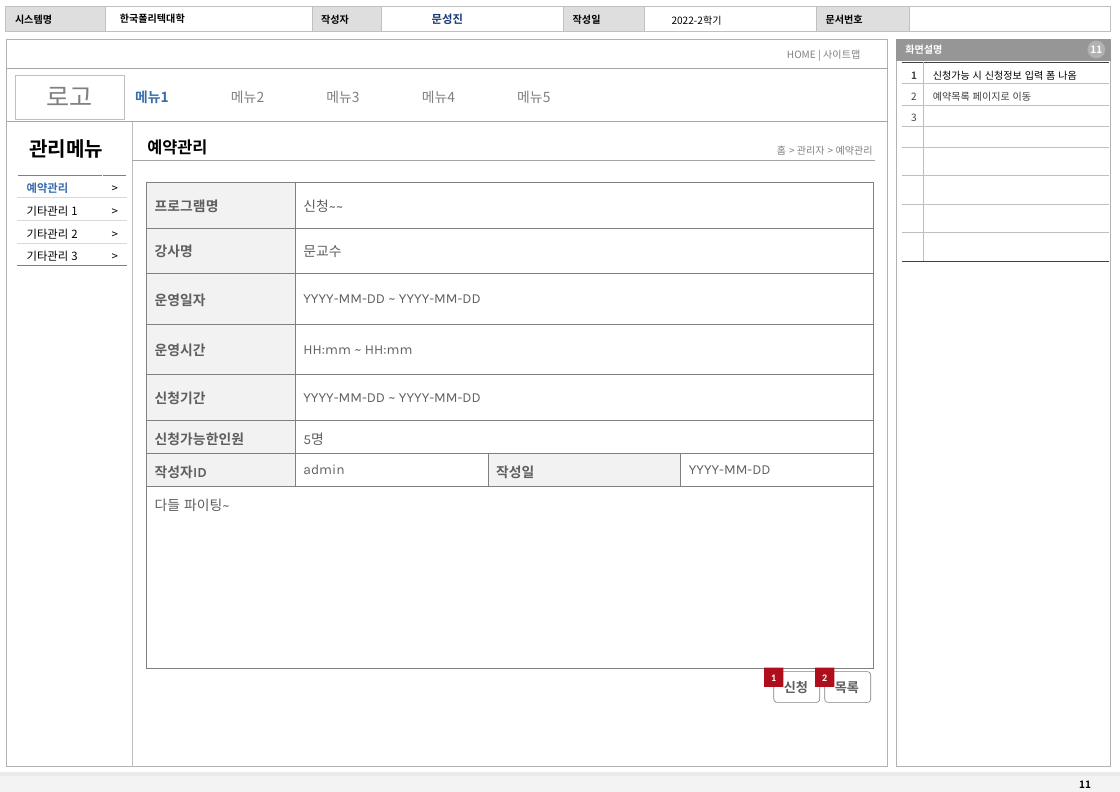
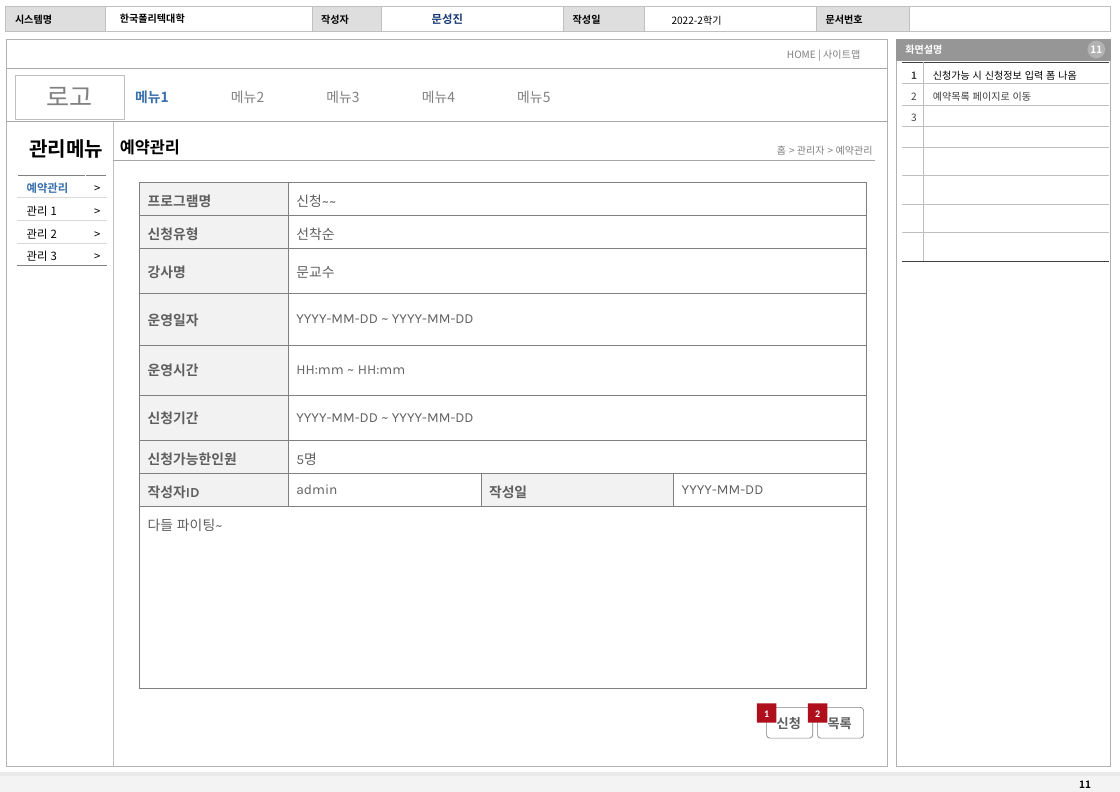
Before and after one commit to seongjinmoon/study2022, a slide deck: slide 11 of homepage2022/Document/강의/2학기/5주차/한국폴리텍 예약관리.pptx. Drawn at 1120x792 pixels with LibreOffice and Linux fonts; fonts in the diff are those of the drawing. Boxes give left, top, right and bottom in pixels: in the first picture for what was removed or moved away, otherwise in the second. Text is boxed around its words. In the diff, an @@ line names an element or a change of style, - is before the commit and + after.

```diff
--- a/homepage2022/Document/강의/2학기/5주차/한국폴리텍 예약관리.pptx
+++ b/homepage2022/Document/강의/2학기/5주차/한국폴리텍 예약관리.pptx
@@ text "예약관리" moved from (x1=147, y1=139, x2=207, y2=155) to (x1=120, y1=139, x2=180, y2=155) @@
@@ line moved from (132, 122) - (132, 766) to (113, 122) - (113, 766) @@
@@ table at (x1=17, y1=175, x2=106, y2=265) @@
-row 2, column 1: 기타관리 1
+row 2, column 1: 관리 1
-row 3, column 1: 기타관리 2
+row 3, column 1: 관리 2
-row 4, column 1: 기타관리 3
+row 4, column 1: 관리 3
@@ table resized from (x1=17, y1=175, x2=126, y2=265) to (x1=17, y1=175, x2=106, y2=265) @@
@@ line moved from (132, 161) - (874, 161) to (113, 161) - (874, 161) @@
@@ table at (x1=139, y1=182, x2=866, y2=688) @@
+row 2: 신청유형 | 선착순 |  | 
@@ table resized from (x1=147, y1=182, x2=873, y2=668) to (x1=139, y1=182, x2=866, y2=688) @@
@@ rectangle "1" moved from (x1=764, y1=668, x2=783, y2=687) to (x1=756, y1=703, x2=775, y2=722) @@
@@ rounded rectangle "신청" moved from (x1=774, y1=671, x2=820, y2=702) to (x1=766, y1=707, x2=812, y2=738) @@
@@ rectangle "2" moved from (x1=815, y1=668, x2=834, y2=687) to (x1=808, y1=703, x2=827, y2=722) @@
@@ rounded rectangle "목록" moved from (x1=824, y1=671, x2=870, y2=702) to (x1=817, y1=707, x2=863, y2=738) @@
```
Also in this commit, not shown: 7 other slides changed.
